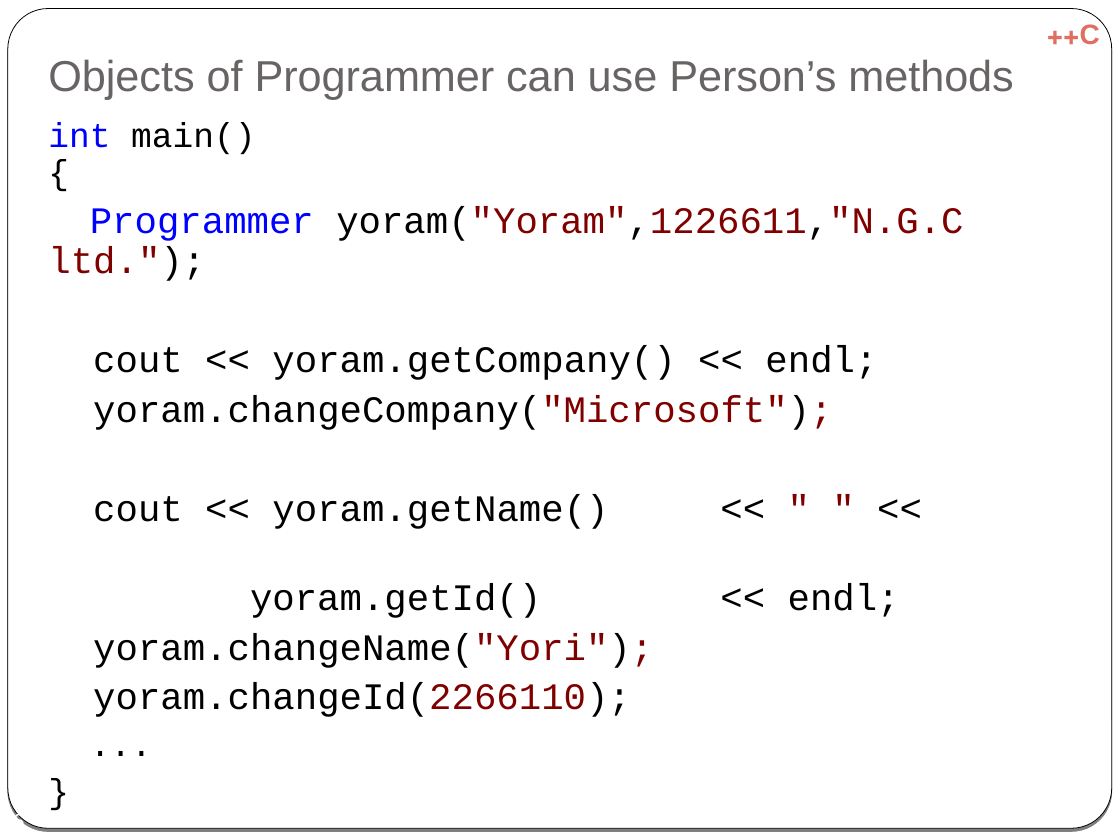
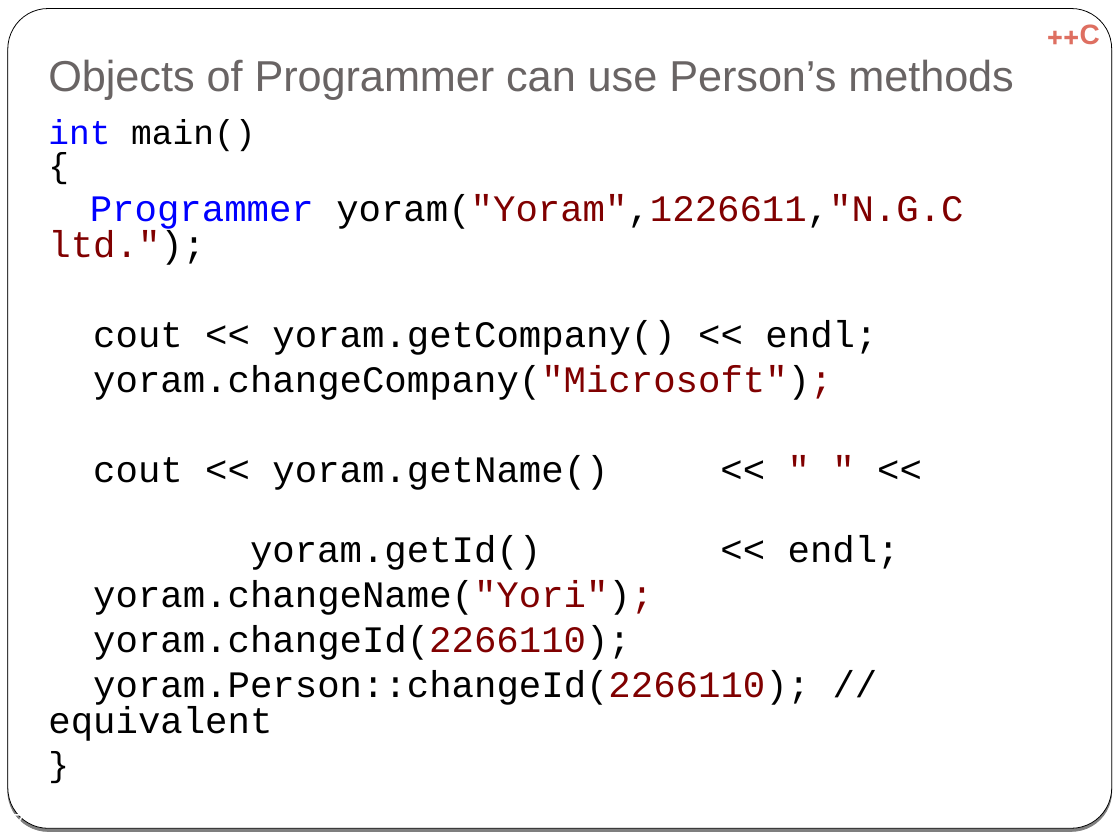
Before and after one commit to cpp-at-ariel/cpp-5779, a slide deck: slide 7 of 06-inheritance/slides-inheritance.odp (slide 6 before the commit). Drawn at 1120x840 pixels with LibreOffice and Linux fonts; fonts in the diff are those of the drawing. Boxes give left, top, right and bottom in pixels: in the first picture for what was removed or moved away, otherwise in the second. Text is boxed around its words. In the diff, an @@ line names an element or a change of style, - is before the commit and + after.

```diff
--- a/06-inheritance/slides-inheritance.odp
+++ b/06-inheritance/slides-inheritance.odp
@@ text at (48,119,963,660): line spacing 0.9 to 0.8 @@
@@ text at (48,671,810,741): text changed; size 22.2 to 24.1 pt @@
-...
+yoram.Person::changeId(2266110); // equivalent
```
Also in this commit, not shown: 2 other slides changed, 1 slide added, 6 other files.
